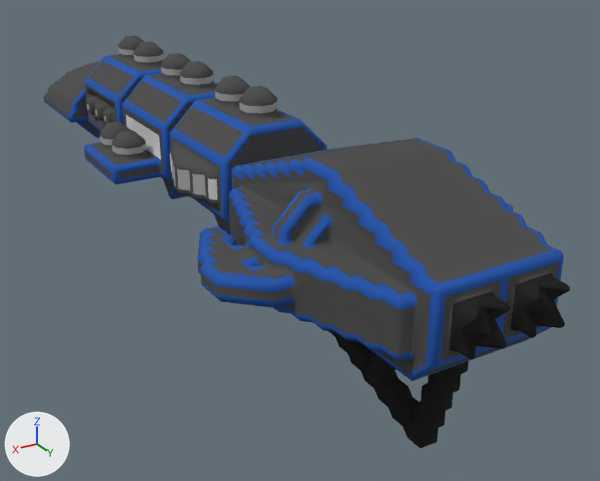
Before and after pictures for a commit that changed the OBJ model src/jsMain/resources/meshes/diadochi-4-moloch-class.obj.
Rendered twice from a camera (50 mm lens) standing at (55.0, 119.6, 61.5) and looking at (-10.1, 11.1, 7.3). Lighting does not change. The marker at lower left points along +X, +Y and +Z. Where no turn or scale is listed for an object, it has been applied to the vertices.

Objects in the first picture: 'diadochi-4-moloch-class'.
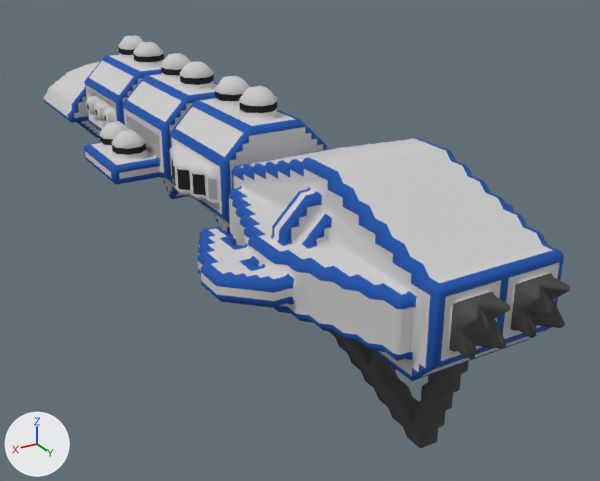
Boxes [x1, y1, x2, y2] around the edits, measured in the pictures (600 x 481 px; the box of a moved part takes in the faces that stretch with it):
part 1 of me_diadochi_4_moloch_class, moved or reshaped: before [87, 89, 93, 93]; after [123, 57, 177, 130]
part 2 of me_diadochi_4_moloch_class, moved or reshaped: before [297, 206, 565, 381]; after [218, 287, 553, 357]
part 3 of me_diadochi_4_moloch_class, surface changed: [43, 35, 570, 448] in both

What the commit changed:
me_diadochi_4_moloch_class is used by ob_diadochi_4_moloch_class; location (0.0, 0.0, 0.0).
me_diadochi_4_moloch_class had 5164 vertices, 9720 faces and spanned x -21.5..21.5, y -70.0..70.0, z -0.1..34.9.
me_diadochi_4_moloch_class now has 5162 vertices, 9720 faces and spans x -21.5..21.5, y -70.0..70.0, z -0.1..34.9.
me_diadochi_4_moloch_class part 1: 3 vertices moved from x -11.0..2.0, y -13.5..15.0, z 23.4..33.4 to x -10.0..1.5, y -13.0..14.5, z 23.4..33.4; 14 vertices removed from x -8.5..14.0, y -40.8..25.5, z 13.4..34.4; 15 vertices added at x -13.0..10.0, y -39.5..23.5, z 11.4..34.4.
me_diadochi_4_moloch_class part 2: 3 vertices moved from x -4.0..4.5, y 68.5..69.5, z 22.4..23.9 to x -3.5..4.0, y 68.5..69.5, z 22.4..23.9; 10 vertices removed from x -21.0..15.0, y 42.0..69.5, z 15.9..24.4; 8 vertices added at x -21.0..21.0, y 47.0..69.5, z 5.9..24.9.
me_diadochi_4_moloch_class part 3: 5171 kept faces spanning x -21.5..20.5, y -70.0..70.0, z -0.1..34.9 get new texture (UV) coordinates.
